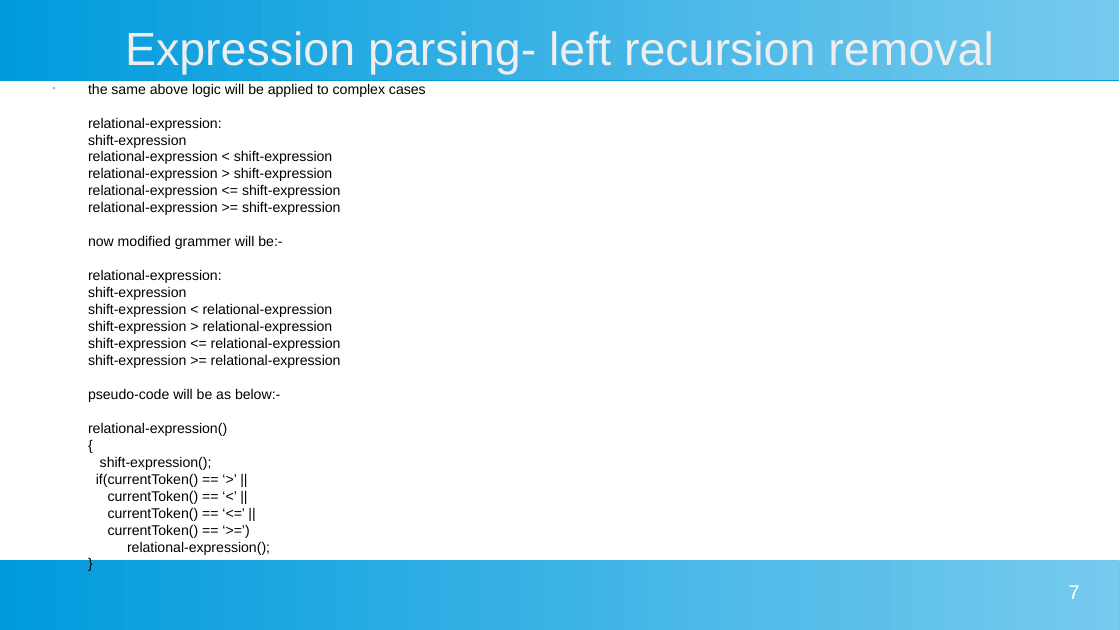
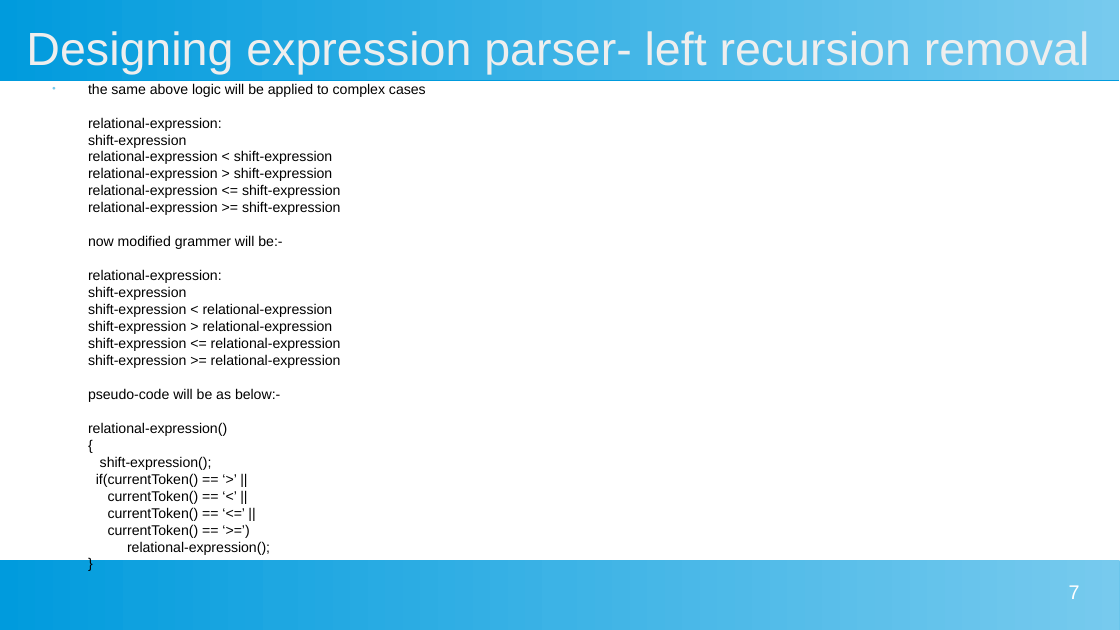
Before and after one commit to daipayan-bhowal/ProtoCParser, a slide deck: slide 7 of Manual/C Parser.pptx. Drawn at 1120x630 pixels with LibreOffice and Linux fonts; fonts in the diff are those of the drawing. Boxes give left, top, right and bottom in pixels: in the first picture for what was removed or moved away, otherwise in the second. Text is boxed around its words. In the diff, an @@ line names an element or a change of style, - is before the commit and + after.

Commit message:
Manual PPT file C-Parser.ppt updated

```diff
--- a/Manual/C Parser.pptx
+++ b/Manual/C Parser.pptx
@@ title at [26, 31, 1090, 74]: text changed @@
-Expression parsing- left recursion removal
+Designing expression parser- left recursion removal
```
Also in this commit, not shown: 16 other slides changed, 3 slides added, 5 other files.
